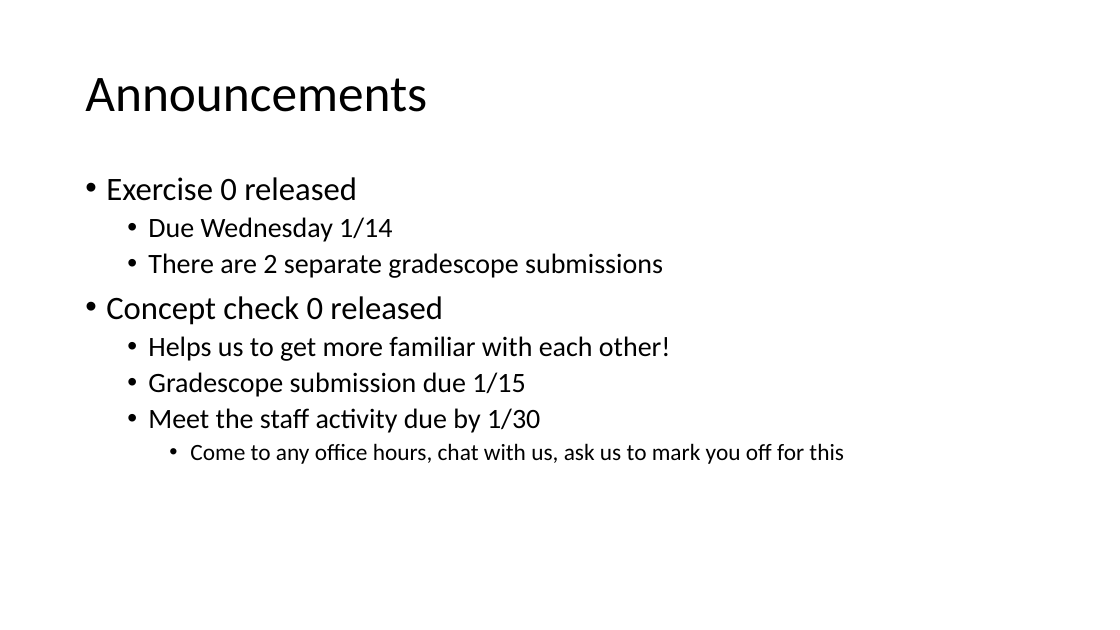
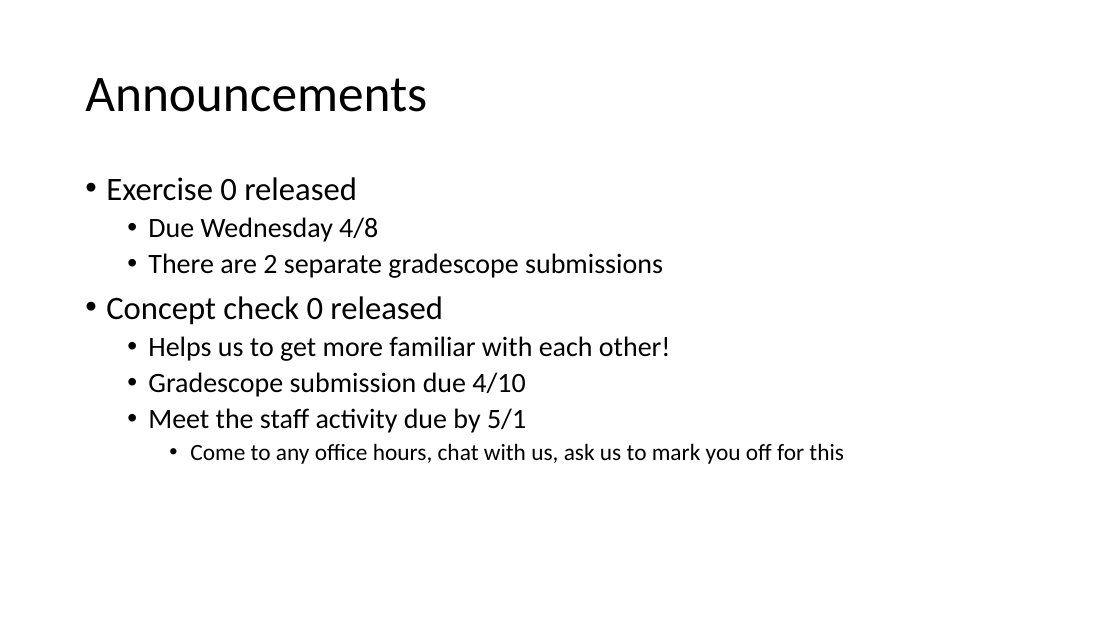
Before and after one commit to natebrunelle/cse332, a slide deck: slide 2 of demo_site/files/slides/lecture2_analysis1_inkb.pptx. Drawn at 1120x630 pixels with LibreOffice and Linux fonts; fonts in the diff are those of the drawing. Boxes give left, top, right and bottom in pixels: in the first picture for what was removed or moved away, otherwise in the second. Text is boxed around its words. In the diff, an @@ line names an element or a change of style, - is before the commit and + after.

```diff
--- a/demo_site/files/slides/lecture2_analysis1_inkb.pptx
+++ b/demo_site/files/slides/lecture2_analysis1_inkb.pptx
@@ text at (148, 217, 378, 242): text changed @@
-  • Due Wednesday 1/14
+  • Due Wednesday 4/8
@@ text at (148, 372, 526, 433): text changed @@
-  • Gradescope submission due 1/15
-  • Meet the staff activity due by 1/30
+  • Gradescope submission due 4/10
+  • Meet the staff activity due by 5/1
```
Also in this commit, not shown: 13 other slides changed, 2 slides added, 5 other files.
